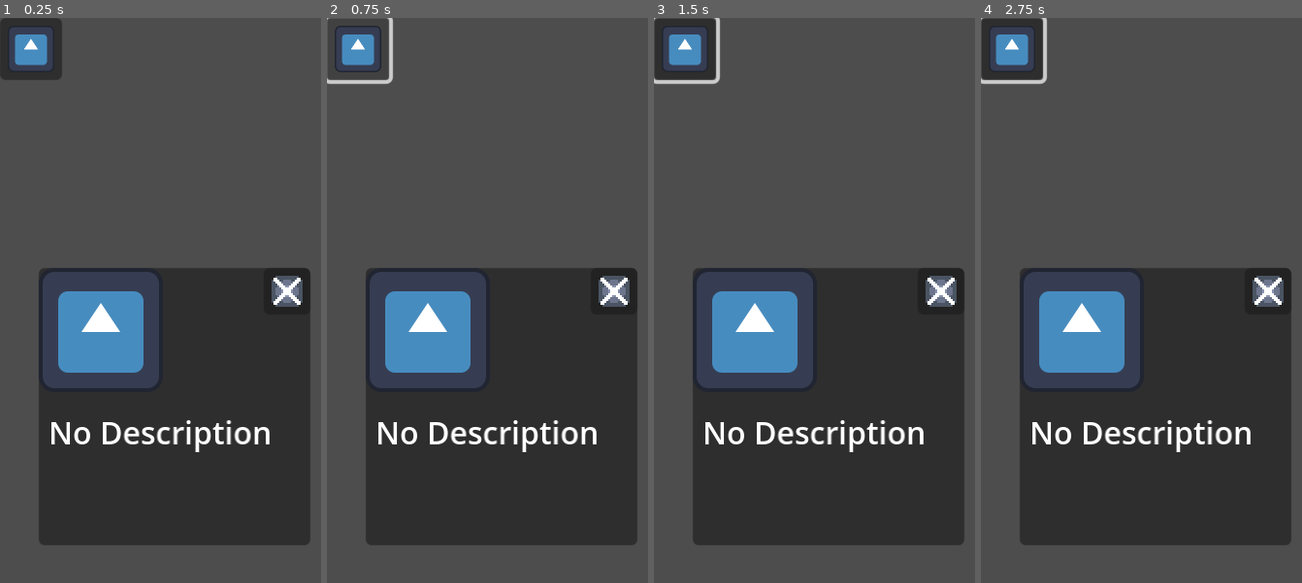
Above: before the commit, frames 1-4 (left to right).
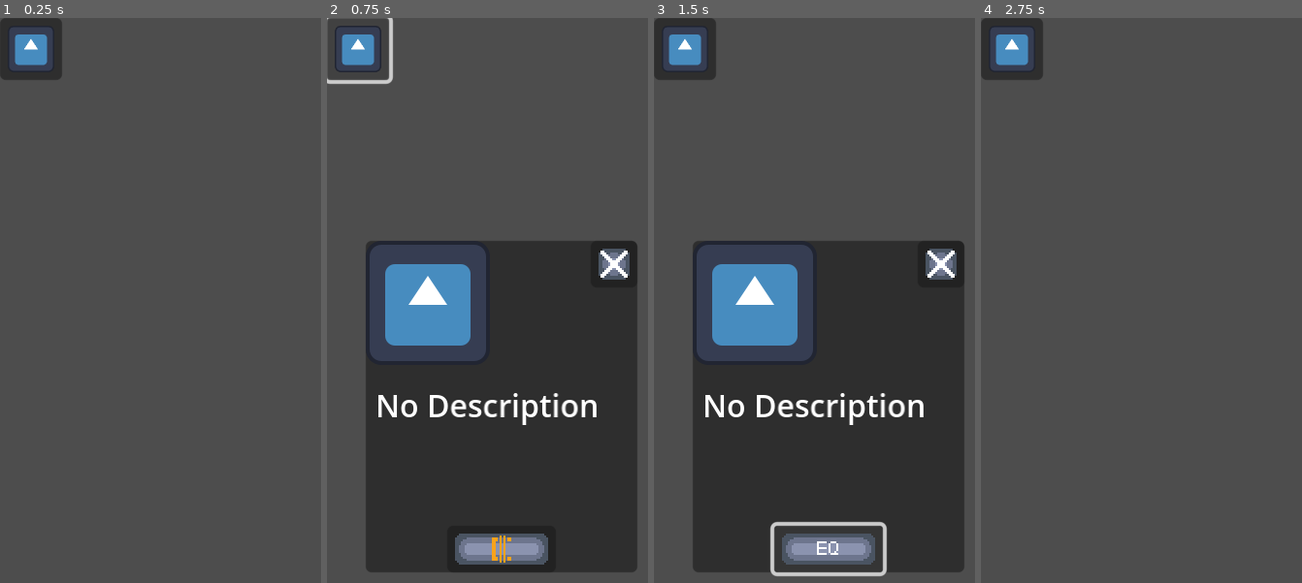
Above: after the commit, the same moments.

Repository: RajwolChapagain/Calma-Mobile-App
Game: Godot game, scene res://Shop/Scenes/shop.tscn
Same seed, same stepped clock (60 frames per second), same inputs: the game is played once before the commit and once after it. This scene is started directly instead of the project's main scene. The engine's default icon, where the game draws it, is replaced by a stand-in: a white triangle on a blue panel in a dark square.
Inputs (mouse positions are in pixels of both pictures, inside the frame that each line leads up to):
- Up to frame 1 (0.25 s): no input
- Up to frame 2 (0.75 s): click (359, 46) at 0.5 s
- Up to frame 3 (1.5 s): click (827, 549) at 1.27 s
- Up to frame 4 (2.75 s): tap Enter (ui_accept) at 2, 2.27 s; move the mouse to (1231, 368) at 2.02 s; hold Up (ui_up) from 2.03 s (still down); click (1231, 368) at 2.17 s

The runs differ from the first frame. In frame 1, 38% of the frame differs, in the area x 12-97%, y 44-94%; in frame 2, 14%; in frame 3, 15%; in frame 4, 38%, in the area x 0-97%, y 0-94%.

Commit message:
Shop Item ui functionality

Diff:
--- a/Global/Scripts/Utils.gd
+++ b/Global/Scripts/Utils.gd
@@ -1,3 +1,3 @@
 extends Node
 
-var coins:int = 0
+var coins:int = 5
--- a/Shop/Scenes/shop_item.gd
+++ b/Shop/Scenes/shop_item.gd
@@ -28,13 +28,25 @@
 	toolTipIcon.texture = shop_icon
 	icon = shop_icon
 	toolDescNode.text = desc
+	if bought:
+		$CanvasLayer/CenterContainer/ToolTip/VSplitContainer/BuyEqButton.icon = "res://Shop/Assets/Placeholders/Equip Button PH.png"
 #Pressing button only brings up tool tip
 
 
 
 func _on_button_down():
 	#emit some signal for button down to hide the other tool tips
+	print("test")
 	$CanvasLayer.visible = true
 
 func _on_close_button_button_down():
 	$CanvasLayer.visible = false
+
+func _on_buy_eq_button_button_down() -> void:
+	if !bought:
+		if Utils.coins >= cost:
+			Utils.coins -= cost
+			$CanvasLayer/CenterContainer/ToolTip/VSplitContainer/BuyEqButton.icon = load("res://Shop/Assets/Placeholders/Equip Button PH.png")
+	else:
+		#equip functionality here
+		pass
--- a/Shop/Scenes/shop_item.tscn
+++ b/Shop/Scenes/shop_item.tscn
@@ -1,8 +1,9 @@
-[gd_scene load_steps=4 format=3 uid="uid://da4xp8j30hdd2"]
+[gd_scene load_steps=5 format=3 uid="uid://da4xp8j30hdd2"]
 
 [ext_resource type="Script" uid="uid://yn6uwkkoal3f" path="res://Shop/Scenes/shop_item.gd" id="1_qcmrj"]
 [ext_resource type="Texture2D" uid="uid://crxsa4hrektgi" path="res://icon.svg" id="2_w788f"]
 [ext_resource type="Texture2D" uid="uid://b4lo57emg3105" path="res://Shop/Assets/Placeholders/P X Button.png" id="3_6vuda"]
+[ext_resource type="Texture2D" uid="uid://bmp8mrjpap20x" path="res://Shop/Assets/Placeholders/Buy Button PH.png" id="3_hmaq3"]
 
 [node name="ShopItem" type="Button" node_paths=PackedStringArray("toolTipIcon", "toolDescNode")]
 custom_minimum_size = Vector2(32, 32)
@@ -21,6 +22,7 @@
 shop_icon = ExtResource("2_w788f")
 
 [node name="CanvasLayer" type="CanvasLayer" parent="."]
+visible = false
 
 [node name="CenterContainer" type="CenterContainer" parent="CanvasLayer"]
 anchors_preset = 8
@@ -62,6 +64,13 @@
 layout_mode = 2
 text = "Test Text"
 
+[node name="BuyEqButton" type="Button" parent="CanvasLayer/CenterContainer/ToolTip/VSplitContainer"]
+custom_minimum_size = Vector2(16, 16)
+layout_mode = 2
+size_flags_horizontal = 4
+size_flags_vertical = 4
+icon = ExtResource("3_hmaq3")
+
 [node name="CloseButton" type="Button" parent="CanvasLayer/CenterContainer/ToolTip"]
 custom_minimum_size = Vector2(16, 16)
 layout_mode = 2
@@ -70,4 +79,5 @@
 icon = ExtResource("3_6vuda")
 
 [connection signal="button_down" from="." to="." method="_on_button_down"]
+[connection signal="button_down" from="CanvasLayer/CenterContainer/ToolTip/VSplitContainer/BuyEqButton" to="." method="_on_buy_eq_button_button_down"]
 [connection signal="button_down" from="CanvasLayer/CenterContainer/ToolTip/CloseButton" to="." method="_on_close_button_button_down"]
Binary file added: Shop/Assets/AsepriteFiles/Buy Button.aseprite
Binary file added: Shop/Assets/AsepriteFiles/Equip Button.aseprite
Binary file added: Shop/Assets/Placeholders/Buy Button PH.png
Not shown, added: Shop/Assets/Placeholders/Buy Button PH.png.import
Binary file added: Shop/Assets/Placeholders/Equip Button PH.png
Not shown, added: Shop/Assets/Placeholders/Equip Button PH.png.import
